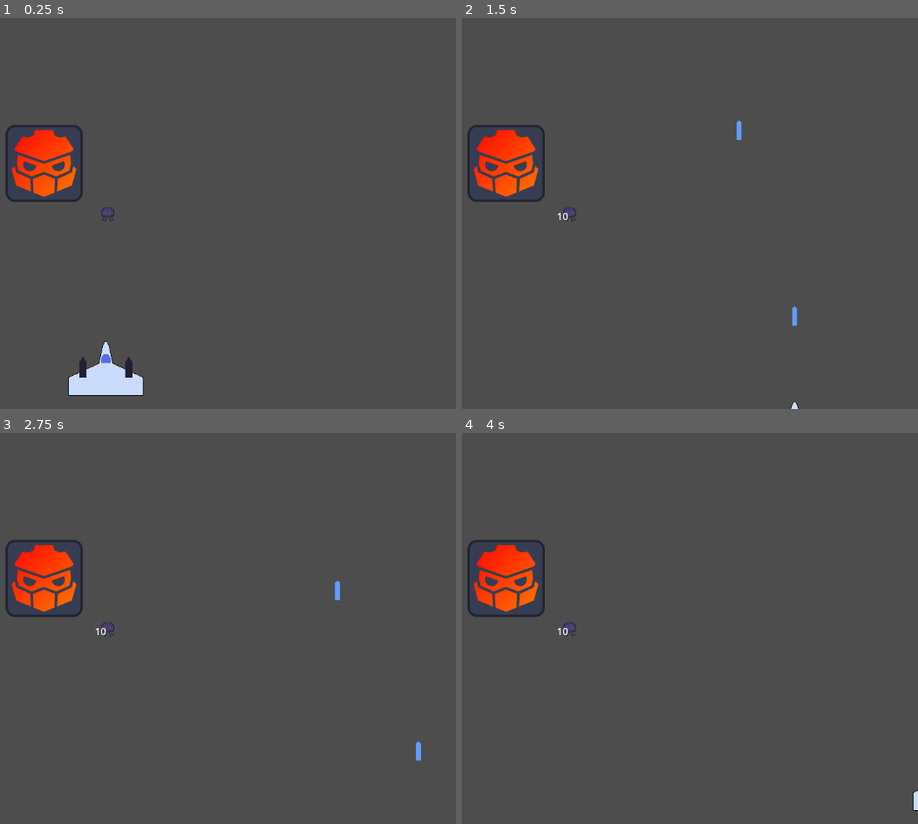
Above: before the commit, frames 1-4 (two rows, left to right).
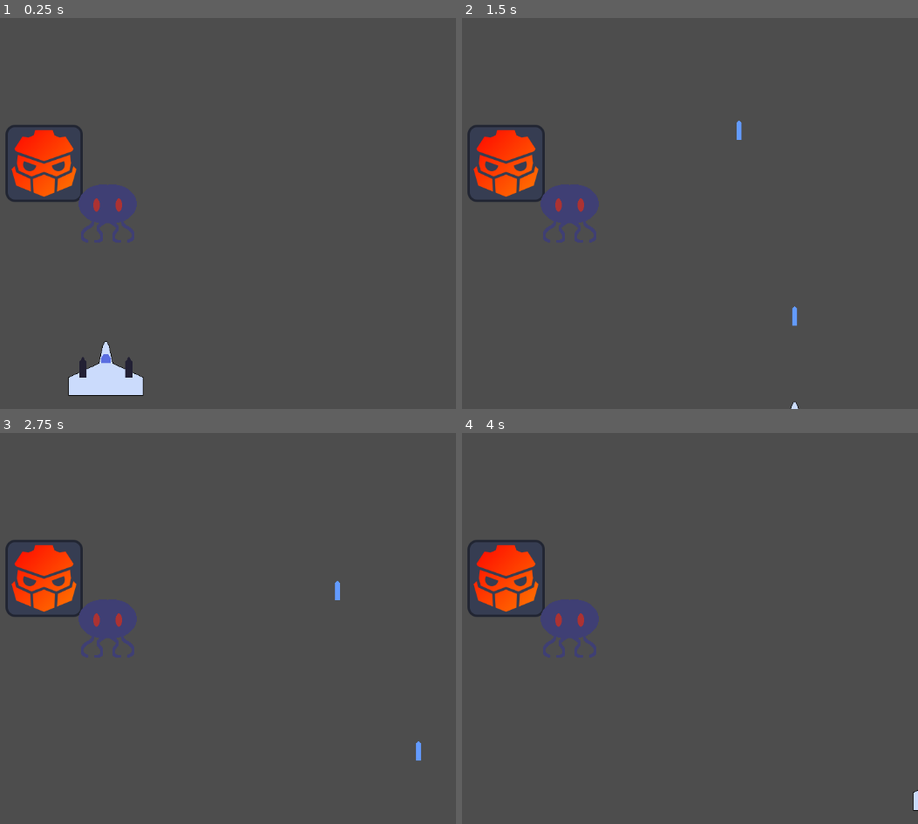
Above: after the commit, the same moments.

Repository: Tamicktom/simple-space-shooter
Game: Godot game, scene res://levels/level-1.tscn
Same seed, same stepped clock (60 frames per second), same inputs: the game is played once before the commit and once after it.
Inputs (mouse positions are in pixels of both pictures, inside the frame that each line leads up to):
- Up to frame 1 (0.25 s): no input
- Up to frame 2 (1.5 s): tap Enter at 0.5 s; move the mouse to (721, 193) at 0.52 s; press the mouse at (721, 193) at 0.53 s; hold Right (right) 0.53-1.28 s; move the mouse to (outside the picture) at 1.27 s; release the mouse at (outside the picture) at 1.28 s; hold Down (down) from 1.28 s (still down); click (outside the picture) at 1.35 s
- Up to frame 3 (2.75 s): move the mouse to (177, 542) at 2.02 s; release Down (down) at 2.03 s; press the mouse at (177, 542) at 2.03 s; hold Right (right) from 2.03 s (still down)
- Up to frame 4 (4 s): move the mouse to (534, 706) at 2.77 s; release Right (right) at 2.78 s; release the mouse at (534, 706) at 2.78 s; hold W (up) 2.78-3.53 s; click (534, 706) at 2.85 s; move the mouse to (776, 687) at 3.52 s; press the mouse at (776, 687) at 3.53 s; hold Left (left) from 3.53 s (still down)

The runs differ from the first frame. In frame 1, 1.2% of the frame differs, in the area x 17-31%, y 42-58%; in frame 2, 1.2%; in frame 3, 1.2%, in the area x 17-93%, y 37-80%; in frame 4, 1.2%.

Commit message:
add number animation

Diff:
--- a/components/damage-number/DamageNumberLabelComponent.tscn
+++ b/components/damage-number/DamageNumberLabelComponent.tscn
@@ -33,3 +33,8 @@
 text = "0"
 fit_content = true
 autowrap_mode = 0
+
+[node name="SelfDestructionTimer" type="Timer" parent="."]
+one_shot = true
+
+[connection signal="timeout" from="SelfDestructionTimer" to="." method="_on_self_destruction_timer_timeout"]
--- a/components/damage-number/damage_number_label_component.gd
+++ b/components/damage-number/damage_number_label_component.gd
@@ -1,8 +1,27 @@
 extends Node2D
 
 class_name DamageNumberLabelComponent;
+
+@export var appear_duration: float = 0.2;
+@export var delay: float = 0.2;
+@export var disappear_duration: float = 0.4;
+
+func _ready() -> void:
+	$SelfDestructionTimer.start();
 
 func show_damage_number(attack_damage: int, pos: Vector2) -> void:
 	var damage_label: RichTextLabel = $Control/CenterContainer/RichTextLabel;
 	damage_label.text = str(attack_damage);
 	position = pos;
+
+	var tween: Tween = create_tween();
+	tween.set_parallel(true);
+
+	tween.tween_property(self, "position", position + Vector2(0, -16), appear_duration).set_ease(Tween.EASE_OUT);
+	tween.tween_property(damage_label, "modulate", Color(1, 1, 1, 1), appear_duration).from(Color(1, 1, 1, 0)).set_ease(Tween.EASE_OUT);
+
+	tween.tween_property(self, "position", position + Vector2(0, -32), disappear_duration).set_delay(delay).set_ease(Tween.EASE_IN);
+	tween.tween_property(damage_label, "modulate", Color(1, 1, 1, 0), disappear_duration).set_delay(delay).set_ease(Tween.EASE_IN);
+
+func _on_self_destruction_timer_timeout() -> void:
+	queue_free();
--- a/enemies/monster.tscn
+++ b/enemies/monster.tscn
@@ -7,8 +7,8 @@
 [ext_resource type="PackedScene" uid="uid://d0i0cf8tlo4kg" path="res://components/damage-number/DamageNumberPositionComponent.tscn" id="5_wr1vn"]
 
 [sub_resource type="CapsuleShape2D" id="CapsuleShape2D_pa4op"]
-radius = 7.0
-height = 22.0
+radius = 31.0
+height = 96.0
 
 [node name="Monster" type="CharacterBody2D"]
 collision_layer = 2
@@ -18,7 +18,7 @@
 texture = ExtResource("1_nl03e")
 
 [node name="CollisionShape2D" type="CollisionShape2D" parent="."]
-position = Vector2(0, -2)
+position = Vector2(0, -16)
 rotation = 1.5708
 shape = SubResource("CapsuleShape2D_pa4op")
 
@@ -30,7 +30,7 @@
 health_component = NodePath("../HealthComponent")
 
 [node name="CollisionShape2D" type="CollisionShape2D" parent="HitboxComponent"]
-position = Vector2(0, -2)
+position = Vector2(0, -16)
 rotation = 1.5708
 shape = SubResource("CapsuleShape2D_pa4op")
 
@@ -38,13 +38,13 @@
 damage_number_position_component = [NodePath("DamageNumberPositionComponent"), NodePath("DamageNumberPositionComponent2"), NodePath("DamageNumberPositionComponent3"), NodePath("DamageNumberPositionComponent4")]
 
 [node name="DamageNumberPositionComponent4" parent="DamageNumberComponent" instance=ExtResource("5_wr1vn")]
-position = Vector2(11, 5)
+position = Vector2(46, 12)
 
 [node name="DamageNumberPositionComponent3" parent="DamageNumberComponent" instance=ExtResource("5_wr1vn")]
-position = Vector2(-11, 5)
+position = Vector2(-46, 11)
 
 [node name="DamageNumberPositionComponent2" parent="DamageNumberComponent" instance=ExtResource("5_wr1vn")]
-position = Vector2(-11, -9)
+position = Vector2(-41, -41)
 
 [node name="DamageNumberPositionComponent" parent="DamageNumberComponent" instance=ExtResource("5_wr1vn")]
-position = Vector2(11, -9)
+position = Vector2(43, -40)
--- /dev/null
+++ b/levels/Level.tscn
@@ -0,0 +1,6 @@
+[gd_scene load_steps=2 format=3 uid="uid://brb42soa53a17"]
+
+[ext_resource type="Script" path="res://levels/level.gd" id="1_tj1em"]
+
+[node name="Level" type="Node"]
+script = ExtResource("1_tj1em")
--- a/levels/level-1.tscn
+++ b/levels/level-1.tscn
@@ -41,5 +41,3 @@
 
 [node name="CollisionShape2D" type="CollisionShape2D" parent="barriers/LeftBarrier"]
 shape = SubResource("RectangleShape2D_22mwg")
-
-[connection signal="shoot_laser" from="Player" to="." method="_on_player_shoot_laser"]
--- /dev/null
+++ b/levels/level.gd
@@ -0,0 +1,10 @@
+extends Node
+
+class_name Level;
+
+@onready var laser_scene: PackedScene = preload("res://scenes/projectiles/laser.tscn");
+
+func player_shoot(pos:Vector2) -> void:
+	var laser:Laser = laser_scene.instantiate();
+	laser.position = pos;
+	$Projectiles.add_child(laser);
--- a/levels/level_1.gd
+++ b/levels/level_1.gd
@@ -1,8 +1 @@
-extends Node2D
-
-@onready var laser_scene: PackedScene = preload("res://scenes/projectiles/laser.tscn");
-
-func _on_player_shoot_laser(pos:Vector2) -> void:
-	var laser:Laser = laser_scene.instantiate();
-	laser.position = pos;
-	$Projectiles.add_child(laser);
+extends Level;
--- a/player/player.gd
+++ b/player/player.gd
@@ -2,8 +2,7 @@
 
 class_name Player;
 
-signal shoot_laser(pos: Vector2);
-
+@onready var parent: Level = get_parent();
 @export var speed: float = 500.0;
 var can_shoot: bool = true;
 
@@ -25,7 +24,9 @@
 	move_and_slide();
 
 func shoot():
-	emit_signal("shoot_laser", position);
+	# if father is a Level
+	if parent is Level:
+		parent.player_shoot(position);
 
 
 func _on_attack_cooldown_timeout() -> void:
--- a/project.godot
+++ b/project.godot
@@ -60,5 +60,6 @@
 
 [rendering]
 
+textures/canvas_textures/default_texture_filter=0
 renderer/rendering_method="gl_compatibility"
 renderer/rendering_method.mobile="gl_compatibility"
Binary file changed: raw-sprites/enemy-1.aseprite
Binary file changed: raw-sprites/enemy-1.png
